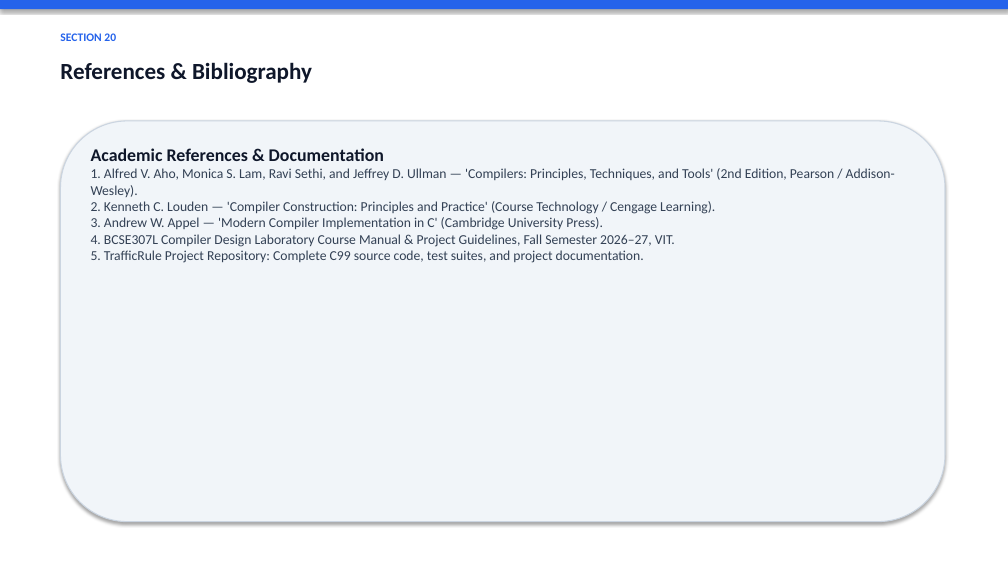
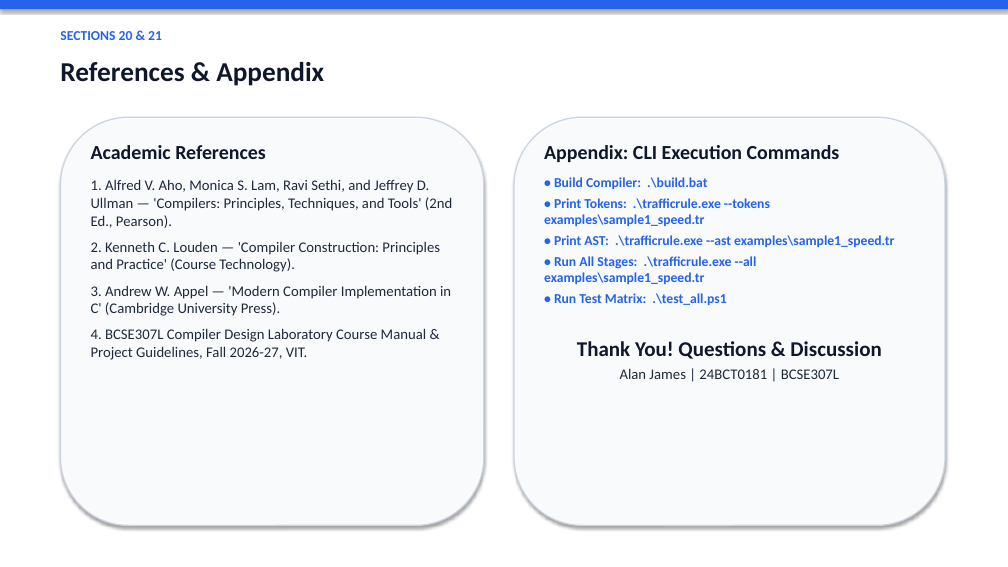
Before and after one commit to 71percentbanana/MQL, a slide deck: slide 14 of TrafficRule_Presentation.pptx (slide 13 before the commit). Drawn at 1008x567 pixels with LibreOffice and Linux fonts; fonts in the diff are those of the drawing. Boxes give left, top, right and bottom in pixels: in the first picture for what was removed or moved away, otherwise in the second. Text is boxed around its words. In the diff, an @@ line names an element or a change of style, - is before the commit and + after.

Commit message:
Update presentation with larger text, complete architecture flowchart, and 9-module final design

```diff
--- a/TrafficRule_Presentation.pptx
+++ b/TrafficRule_Presentation.pptx
@@ text at bbox=[60, 31, 162, 40]: text changed; size 11 to 13 pt @@
-SECTION 20
+SECTIONS 20 & 21
@@ text at bbox=[60, 62, 324, 86]: text changed; size 22 to 26 pt @@
-References & Bibliography
+References & Appendix
@@ rounded rectangle: place and size @@
-rounded rectangle at bbox=[60, 121, 945, 522]
+rounded rectangle at bbox=[60, 117, 484, 526]
@@ rounded rectangle at bbox=[60, 117, 484, 526]: fill #F1F5F9 to #F8FAFC; outline #CBD5E1 1 pt to #CBD5E1 1.2 pt @@
@@ rounded rectangle added at bbox=[514, 117, 945, 526], fill #F8FAFC, outline #CBD5E1 1.2 pt @@
@@ text at bbox=[91, 145, 452, 272]: text changed; size 13 to 14 pt; text colour #334155 to #1E293B @@
-Academic References & Documentation
-1. Alfred V. Aho, Monica S. Lam, Ravi Sethi, and Jeffrey D. Ullman — 'Compilers: Principles, Techniques, and Tools' (2nd Edition, Pearson / Addison-Wesley).
-2. Kenneth C. Louden — 'Compiler Construction: Principles and Practice' (Course Technology / Cengage Learning).
+Academic References
+1. Alfred V. Aho, Monica S. Lam, Ravi Sethi, and Jeffrey D. Ullman — 'Compilers: Principles, Techniques, and Tools' (2nd Ed., Pearson).
+2. Kenneth C. Louden — 'Compiler Construction: Principles and Practice' (Course Technology).
@@ text added at bbox=[544, 145, 894, 379], 13 pt, text #2563EB, bold @@
+Appendix: CLI Execution Commands
+• Build Compiler: .\build.bat
+• Print Tokens: .\trafficrule.exe --tokens examples\sample1_speed.tr
+• Print AST: .\trafficrule.exe --ast examples\sample1_speed.tr
+• Run All Stages: .\trafficrule.exe --all examples\sample1_speed.tr
+• Run Test Matrix: .\test_all.ps1
+Thank You! Questions & Discussion
+Alan James | 24BCT0181 | BCSE307L
@@ text at bbox=[91, 285, 451, 316]: size 13 to 14 pt, text colour #334155 to #1E293B in "3. Andrew W. Appel — 'Modern Compiler ..."; more space between paragraphs @@
@@ text at bbox=[91, 328, 426, 360]: text changed; size 13 to 14 pt; text colour #334155 to #1E293B @@
-4. BCSE307L Compiler Design Laboratory Course Manual & Project Guidelines, Fall Semester 2026–27, VIT.
-5. TrafficRule Project Repository: Complete C99 source code, test suites, and project documentation.
+4. BCSE307L Compiler Design Laboratory Course Manual & Project Guidelines, Fall 2026-27, VIT.
```
Also in this commit, not shown: 11 other slides changed, 2 slides added, 2 slides removed, 1 other file.
